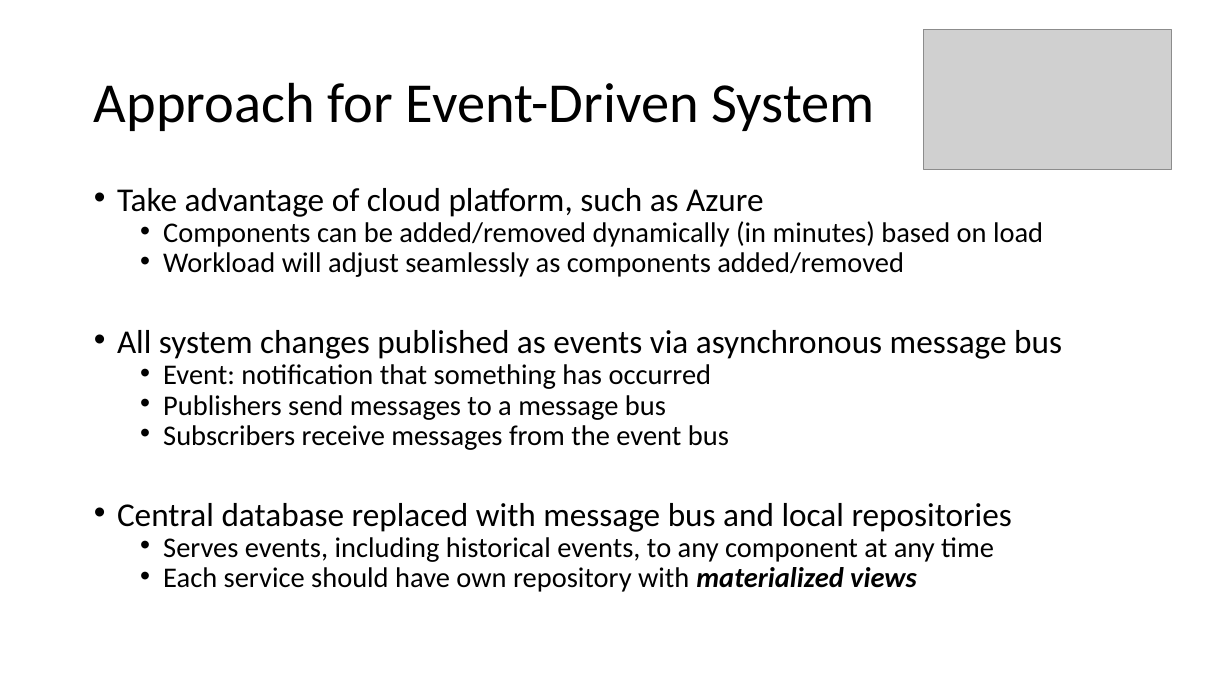
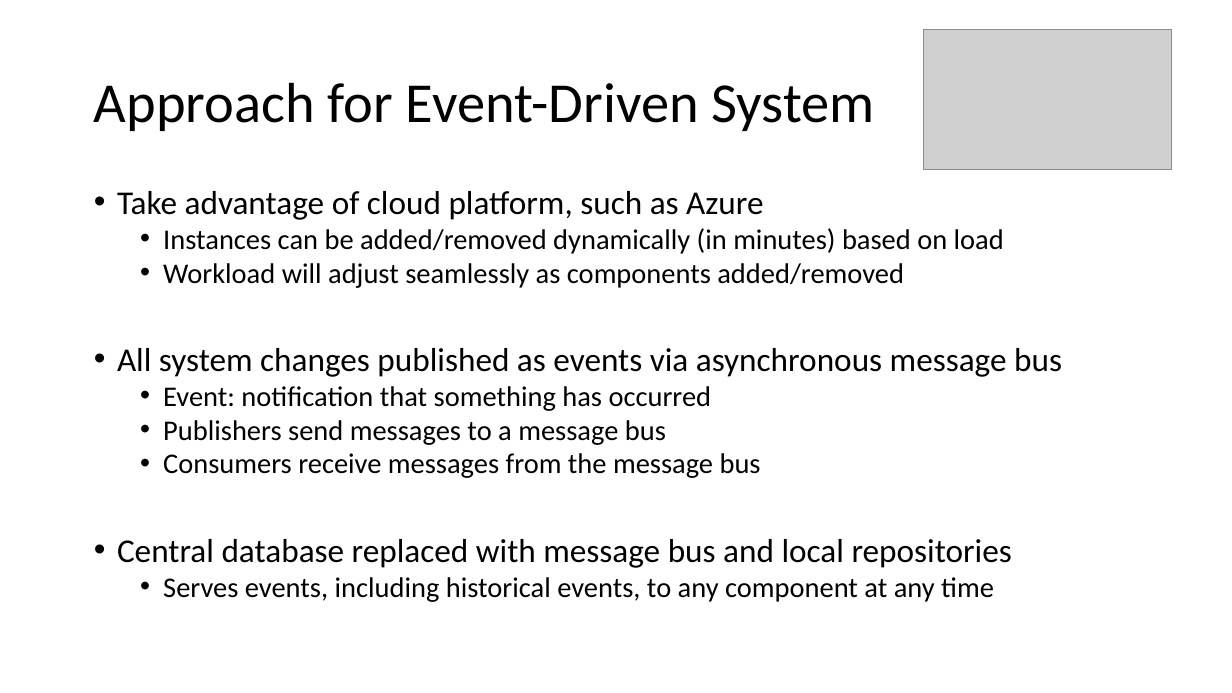
Before and after one commit to scottctr/EdaWorkshop, a slide deck: slide 26 of BusinessLogic/Docs/EdaWorkshop_Intro.pptx (slide 13 before the commit). Drawn at 1232x693 pixels with LibreOffice and Linux fonts; fonts in the diff are those of the drawing; grey boxes stand for pictures. Boxes give left, top, right and bottom in pixels: in the first picture for what was removed or moved away, otherwise in the second. Text is boxed around its words. In the diff, an @@ line names an element or a change of style, - is before the commit and + after.

```diff
--- a/BusinessLogic/Docs/EdaWorkshop_Intro.pptx
+++ b/BusinessLogic/Docs/EdaWorkshop_Intro.pptx
@@ text at (117,191,1062,602): line spacing 0.7 to 0.8 @@
@@ text at (163,228,1004,254): text changed @@
-  • Components can be added/removed dynamically (in minutes) based on load
+  • Instances can be added/removed dynamically (in minutes) based on load
@@ text at (163,453,761,478): text changed @@
-  • Subscribers receive messages from the event bus
+  • Consumers receive messages from the message bus
@@ text at (163,567,917,592): paragraph removed @@
-  • Each service should have own repository with materialized views
```
Also in this commit, not shown: 6 other slides changed, 15 slides added, 2 slides removed, 1 other file.
